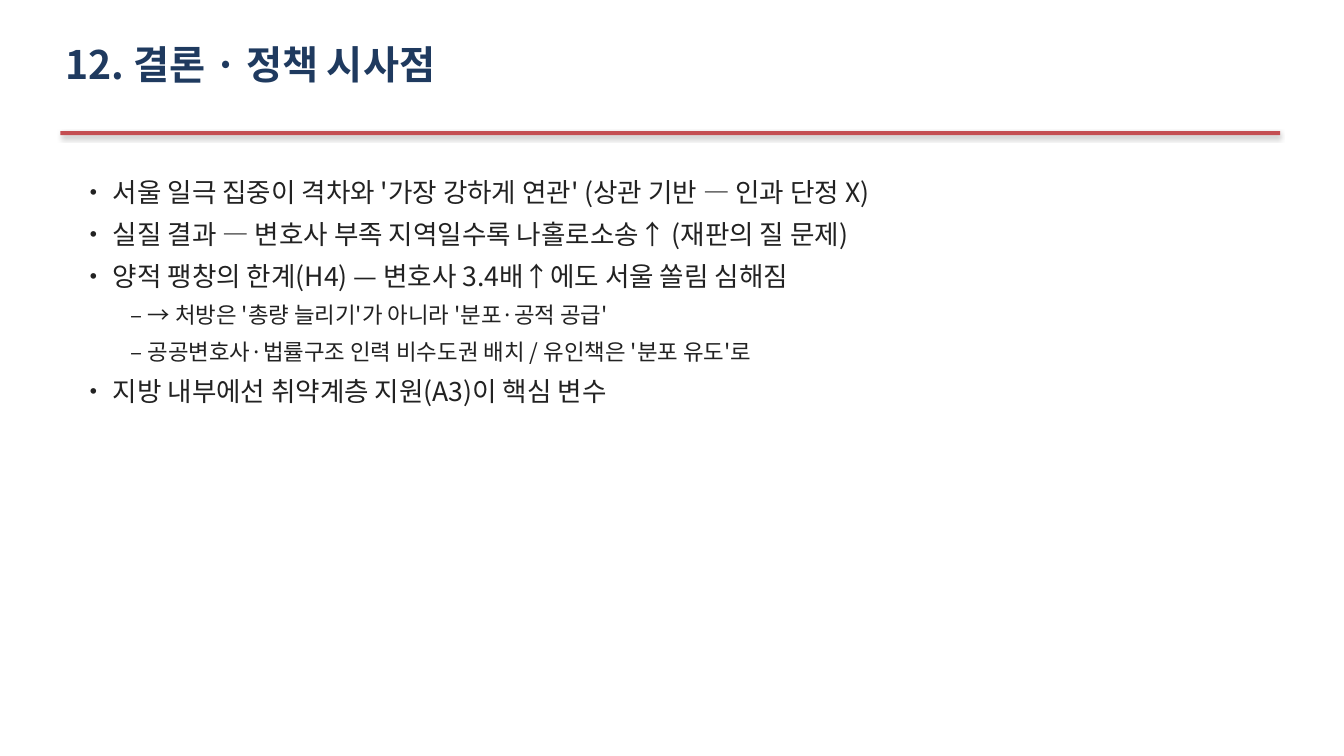
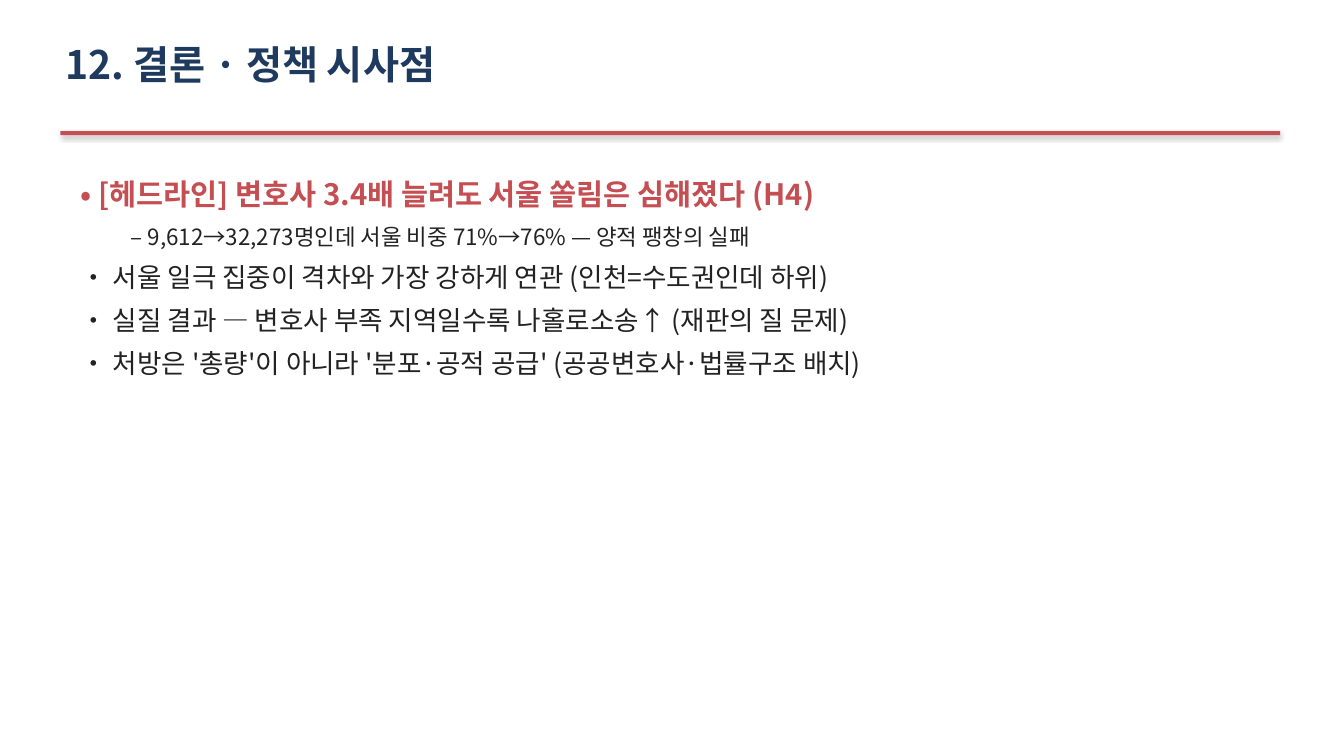
Before and after one commit to Allenkeem/llai-project, a slide deck: slide 19 of reports/발표자료.pptx. Drawn at 1344x756 pixels with LibreOffice and Linux fonts; fonts in the diff are those of the drawing. Boxes give left, top, right and bottom in pixels: in the first picture for what was removed or moved away, otherwise in the second. Text is boxed around its words. In the diff, an @@ line names an element or a change of style, - is before the commit and + after.

```diff
--- a/reports/발표자료.pptx
+++ b/reports/발표자료.pptx
@@ text at <box>98,180,828,292</box>: text changed; size 19 to 16 pt @@
-• 서울 일극 집중이 격차와 '가장 강하게 연관' (상관 기반 — 인과 단정 X)
+• [헤드라인] 변호사 3.4배 늘려도 서울 쏠림은 심해졌다 (H4)
+  – 9,612→32,273명인데 서울 비중 71%→76% — 양적 팽창의 실패
+• 서울 일극 집중이 격차와 가장 강하게 연관 (인천=수도권인데 하위)
@@ text at <box>113,307,848,335</box>: more space between paragraphs @@
@@ text at <box>113,351,861,378</box>: text changed; size 16 to 19 pt @@
-• 양적 팽창의 한계(H4) — 변호사 3.4배↑에도 서울 쏠림 심해짐
-  – → 처방은 '총량 늘리기'가 아니라 '분포·공적 공급'
-  – 공공변호사·법률구조 인력 비수도권 배치 / 유인책은 '분포 유도'로
-• 지방 내부에선 취약계층 지원(A3)이 핵심 변수
+• 처방은 '총량'이 아니라 '분포·공적 공급' (공공변호사·법률구조 배치)
```
Also in this commit, not shown: 1 other slide changed, 2 other files.
